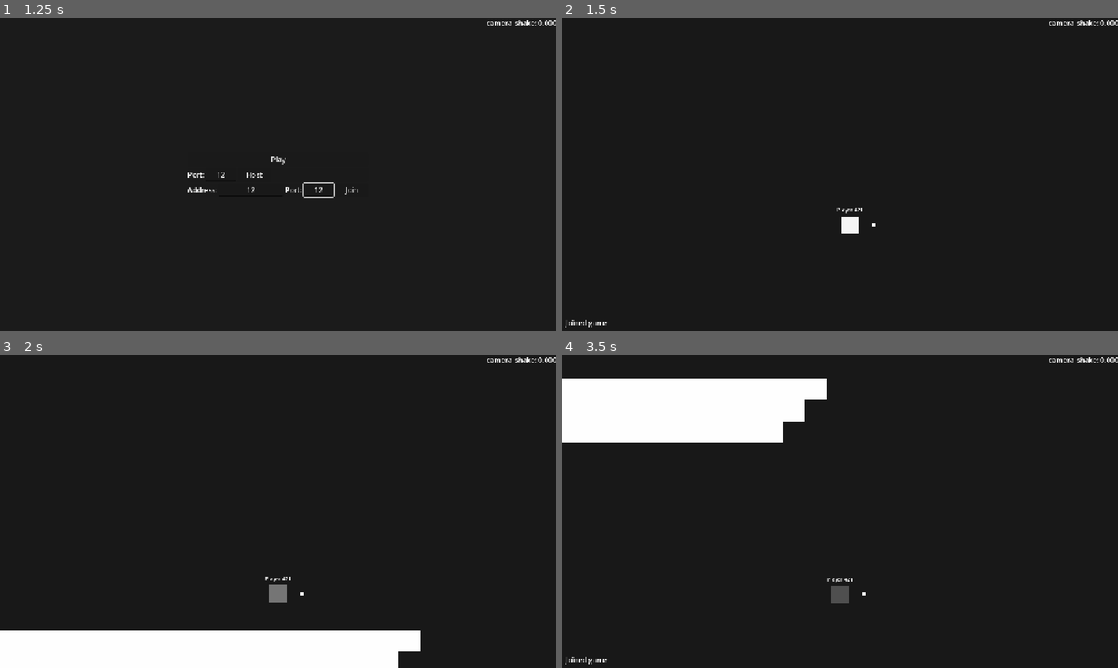
Above: before the commit, frames 1-4 (two rows, left to right).
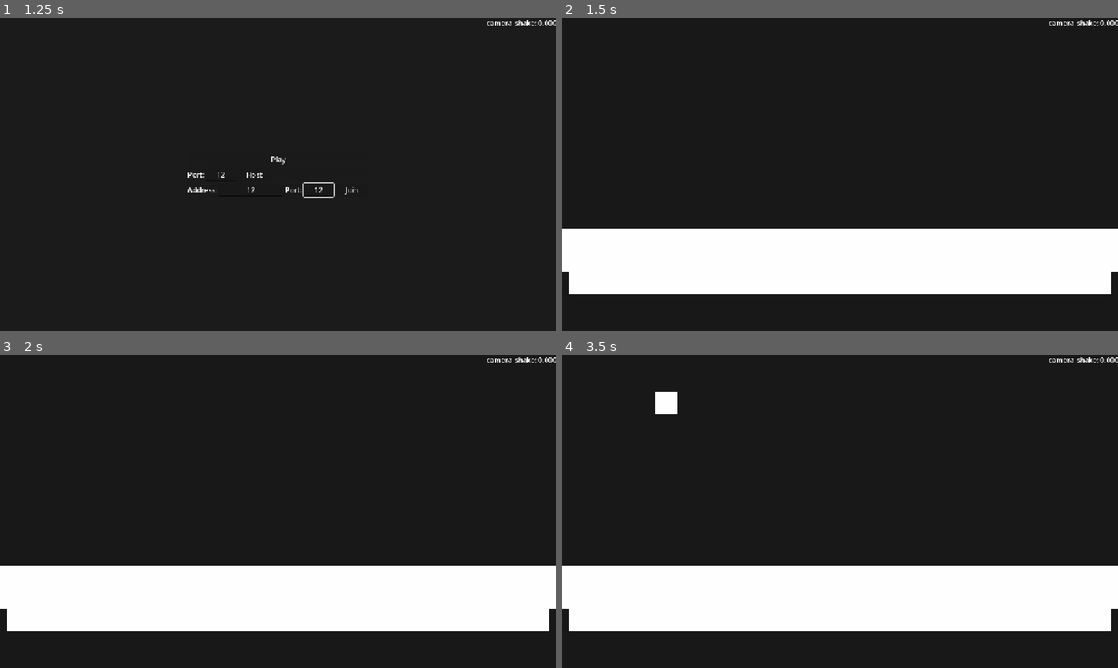
Above: after the commit, the same moments.

Repository: itsMapleLeaf/falling-box
Game: Godot game, scene res://src/main.tscn
Two runs of this game, one before a commit and one after it. Both use one fixed random seed, a clock stepped at 60 frames per second and the inputs below.
Inputs (mouse positions are in pixels of both pictures, inside the frame that each line leads up to):
- Up to frame 1 (1.25 s): click (222, 174) at 0.52 s; type "12" at 0.6 s; click (250, 190) at 0.75 s; type "12" at 0.83 s; click (316, 190) at 0.98 s; type "12" at 1.07 s
- Up to frame 2 (1.5 s): click "Host" at 1.25 s
- Up to frame 3 (2 s): no input
- Up to frame 4 (3.5 s): tap Enter at 2 s; move the mouse to (962, 495) at 2.02 s; hold Right (move_right) 2.03-2.75 s; hold Z (grab) 2.03-2.75 s; click (962, 495) at 2.17 s; tap Up (jump) at 2.27 s; drag from (728, 527) to (856, 570) at 2.77 s

Frame 1 is identical in both runs. In frame 2, 21% of the frame differs, in the area x 0-100%, y 60-99%; in frame 3, 29%; in frame 4, 29%, in the area x 0-100%, y 7-99%.

Commit message:
standalone player-less server
intending to host this headless, but showing a server overview camera for server-side debugging and visibility, plus I might want this generally later, e.g. as a setting to use this vs. only looking at yourself

Diff:
--- a/src/game.gd
+++ b/src/game.gd
@@ -18,6 +18,7 @@
 @onready var falling_box_spawner: MultiplayerSpawner = %FallingBoxMultiplayerSpawner
 @onready var flying_box_spawner: FlyingBoxSpawner = %FlyingBoxSpawner
 @onready var pause_menu: CanvasLayer = %PauseMenu
+@onready var server_camera: OverviewCamera
 
 
 func _ready() -> void:
@@ -48,7 +49,10 @@
 	enet_peer.peer_connected.connect(_on_peer_connected)
 	enet_peer.peer_disconnected.connect(_on_peer_disconnected)
 
-	_init_offline_server_shared()
+	falling_box_spawn_timer.timeout.connect(_on_falling_box_spawn_timer_timeout)
+
+	server_camera = OverviewCamera.new()
+	add_child(server_camera)
 
 
 func join_server(host: String, port: int) -> void:
@@ -74,10 +78,6 @@
 
 	multiplayer.multiplayer_peer = OfflineMultiplayerPeer.new()
 
-	_init_offline_server_shared()
-
-
-func _init_offline_server_shared() -> void:
 	player_spawner.spawn(inst_to_dict(PlayerSpawnData.new().with_peer_id(1)))
 
 	falling_box_spawn_timer.timeout.connect(_on_falling_box_spawn_timer_timeout)
@@ -136,6 +136,9 @@
 	player.released.connect(_on_player_released)
 	players_by_peer_id[data.peer_id] = player
 
+	if server_camera:
+		server_camera.targets.append(player)
+
 	return player
 
 
@@ -159,6 +162,7 @@
 	if player:
 		player.queue_free()
 		players_by_peer_id.erase(peer_id)
+		server_camera.targets.erase(player)
 
 
 class BoxSpawnData:
--- /dev/null
+++ b/src/overview_camera.gd
@@ -0,0 +1,39 @@
+class_name OverviewCamera
+extends Camera2D
+
+const WINDOW_MARGIN = 100
+const ZOOM_STIFFNESS = 7.0
+
+@export var targets: Array[Node2D] = []
+
+
+func _ready() -> void:
+	position_smoothing_enabled = true
+	position_smoothing_speed = 7.0
+	limit_enabled = false
+	offset = Vector2(0, -150)
+
+
+func _process(delta: float) -> void:
+	if targets.is_empty():
+		return
+
+	var top_left: Vector2
+	var bottom_right: Vector2
+
+	for target in targets:
+		top_left = top_left.min(target.global_position) if top_left else target.global_position
+		bottom_right = bottom_right.max(target.global_position) if bottom_right else target.global_position
+
+	var window := get_viewport_rect().grow(-WINDOW_MARGIN)
+
+	var window_scale := 1 / maxf(
+		1,
+		maxf(
+			(bottom_right.x - top_left.x) / window.size.x,
+			(bottom_right.y - top_left.y) / window.size.y,
+		),
+	)
+
+	global_position = (top_left + bottom_right) / 2
+	zoom = zoom.lerp(Vector2(window_scale, window_scale), delta * ZOOM_STIFFNESS)
Not shown, added: src/overview_camera.gd.uid
